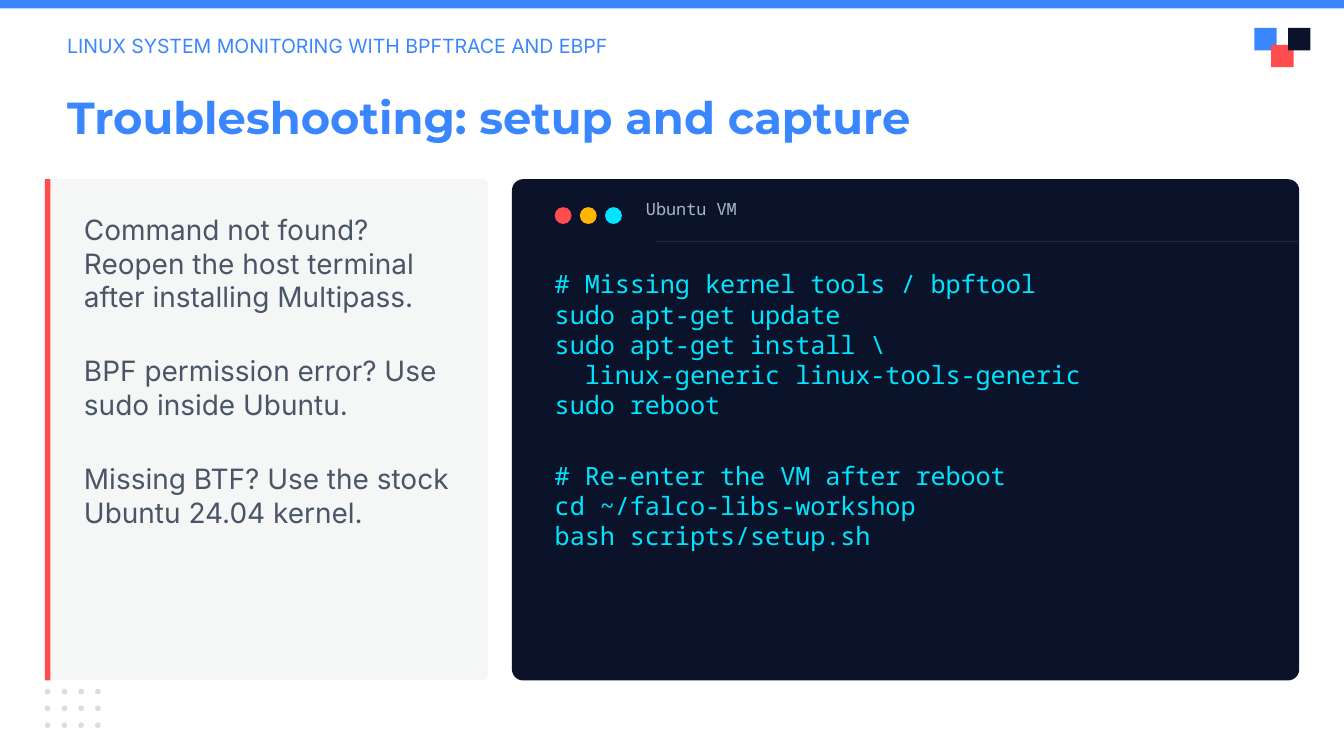
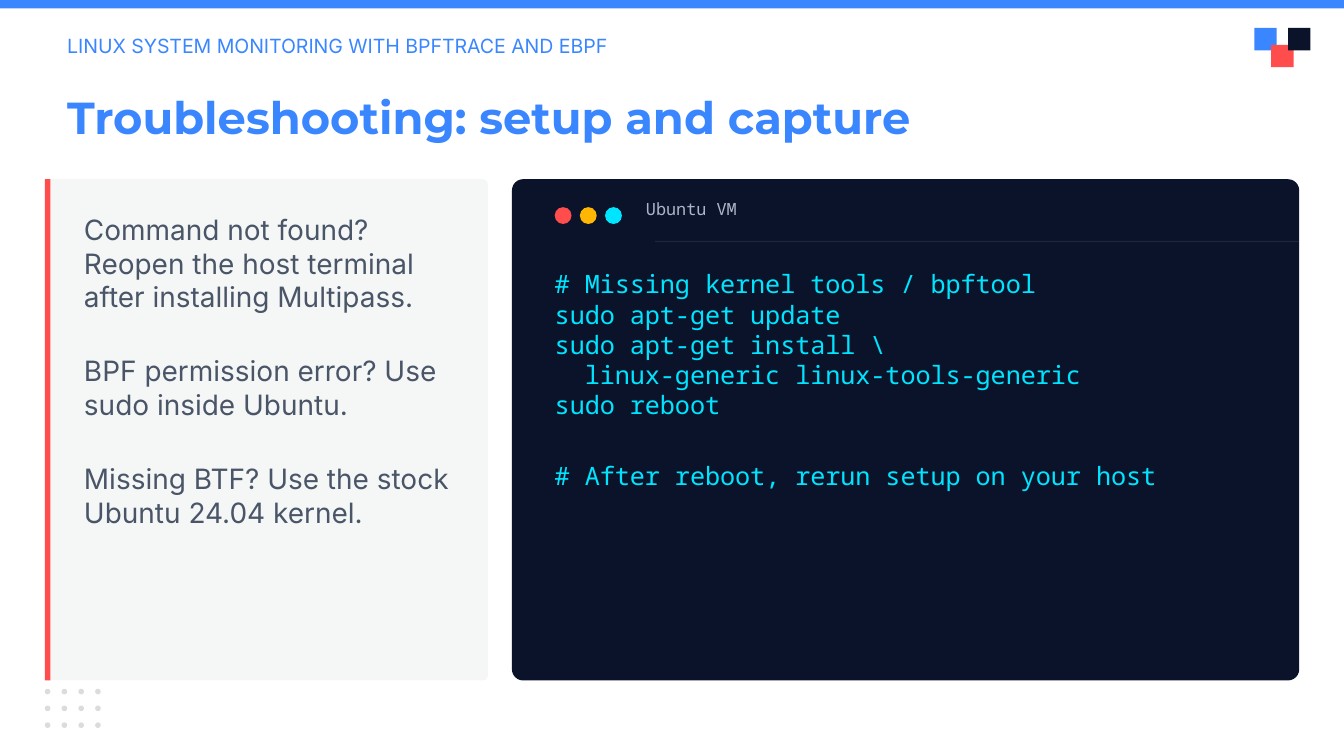
Before and after one commit to julianshalaby-perj/falco-libs-workshop, a slide deck: slide 18 of presentation/falco-libs-intro.pptx. Drawn at 1344x756 pixels with LibreOffice and Linux fonts; fonts in the diff are those of the drawing; background and template pictures are left out. Boxes give left, top, right and bottom in pixels: in the first picture for what was removed or moved away, otherwise in the second. Text is boxed around its words. In the diff, an @@ line names an element or a change of style, - is before the commit and + after.

Commit message:
Update slides for consolidated setup scripts

```diff
--- a/presentation/falco-libs-intro.pptx
+++ b/presentation/falco-libs-intro.pptx
@@ text at (585,465,1156,491): text changed @@
-# Re-enter the VM after reboot
-cd ~/falco-libs-workshop
-bash scripts/setup.sh
+# After reboot, rerun setup on your host
```
Also in this commit, not shown: 3 other slides changed.
